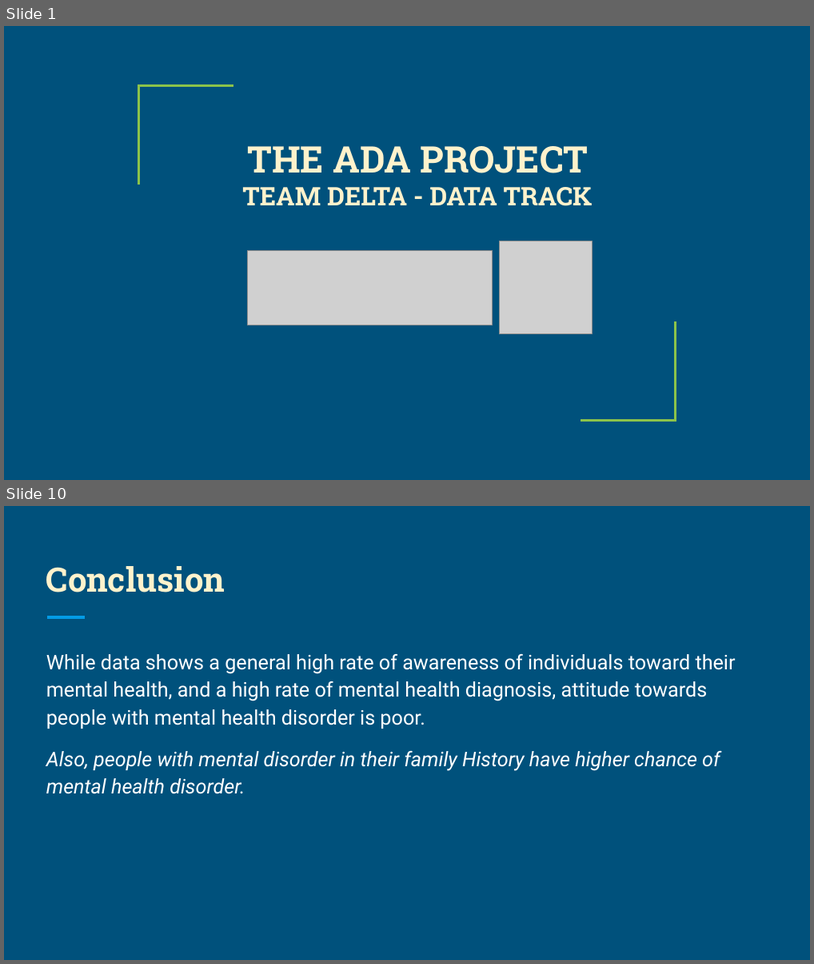
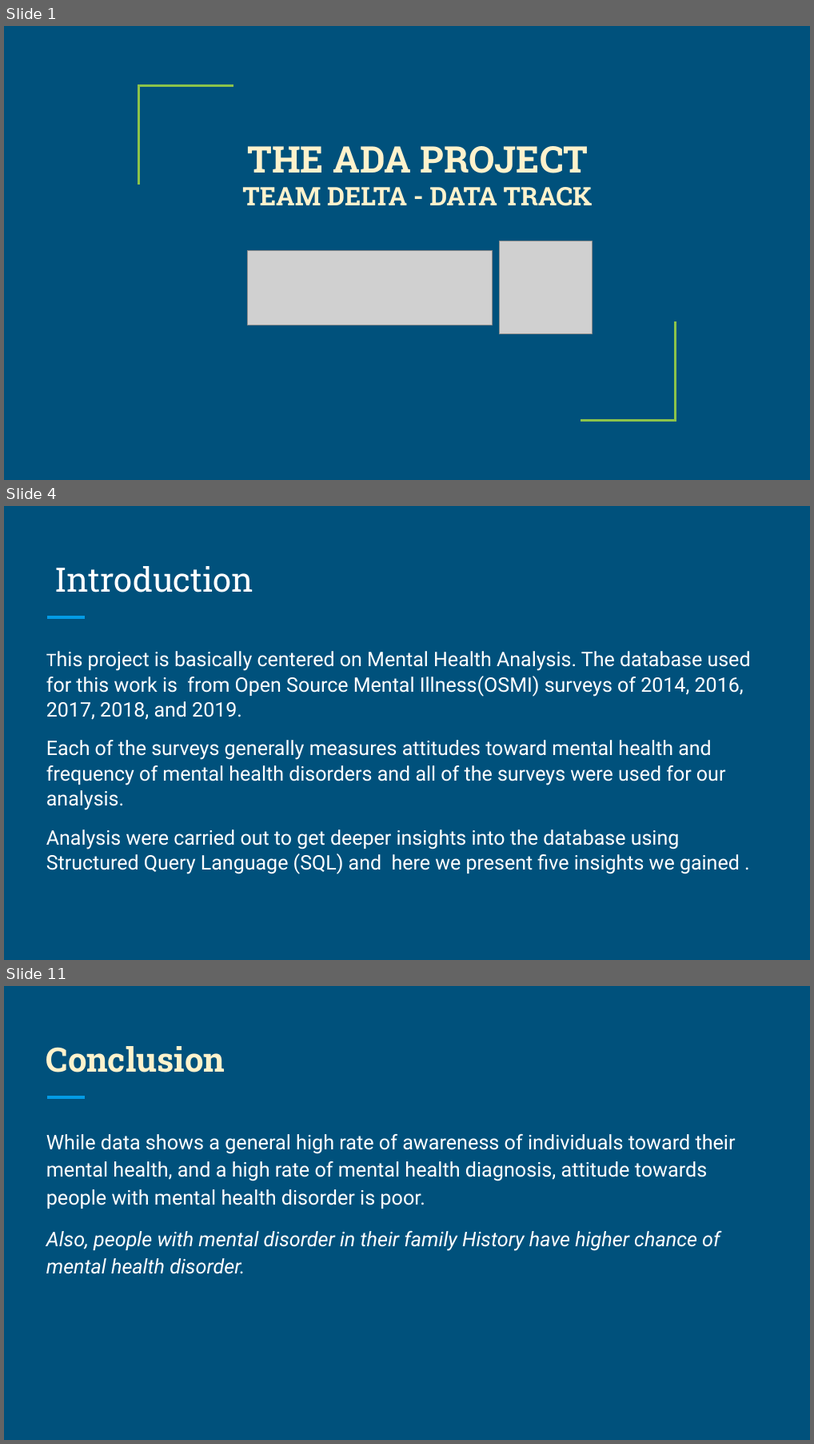
Before and after one commit to Mikingsley02/Delta-Team, a slide deck: THE ADA PROJECT TEAM DELTA - DATA TRACK.pptx. Shown one above the other, each under a label of ours: slides 1 and 10 before the commit, slides 1, 4 and 11 after it; the slides between them are not shown. The pictures are 814x964 and 814x1444 pixels, drawn with LibreOffice and Linux fonts; fonts in the diff are those of the drawing; grey boxes stand for pictures. Boxes give left, top, right and bottom in pixels: in the first picture for what was removed or moved away, otherwise in the second. Text is boxed around its words. In the diff, an @@ line names an element or a change of style, - is before the commit and + after.

```diff
--- a/THE ADA PROJECT TEAM DELTA - DATA TRACK.pptx
+++ b/THE ADA PROJECT TEAM DELTA - DATA TRACK.pptx
@@ slide 4 added at bbox=[4, 506, 810, 960], background #00517C; not listed: 1 template element that a slide beside it also shows @@
@@ title added at bbox=[54, 566, 254, 592], 30 pt, text #FFFFFF @@
+Introduction
@@ text added at bbox=[46, 651, 751, 874], 17.9 pt, text #FFFFFF @@
+This project is basically centered on Mental Health Analysis. The database used for this work is from Open Source Mental Illness(OSMI) surveys of 2014, 2016, 2017, 2018, and 2019.
+Each of the surveys generally measures attitudes toward mental health and frequency of mental health disorders and all of the surveys were used for our analysis.
+Analysis were carried out to get deeper insights into the database using Structured Query Language (SQL) and here we present five insights we gained .
@@ what was slide 10 is now slide 11 @@
```
Also in this commit, not shown: 6 slides changed, 2 other slides added, 2 slides removed.
